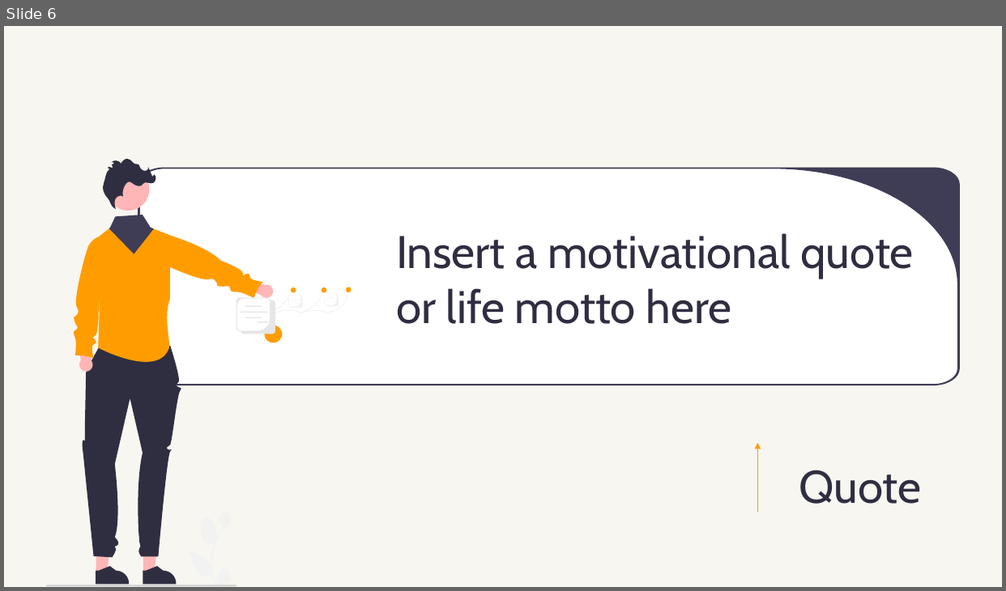
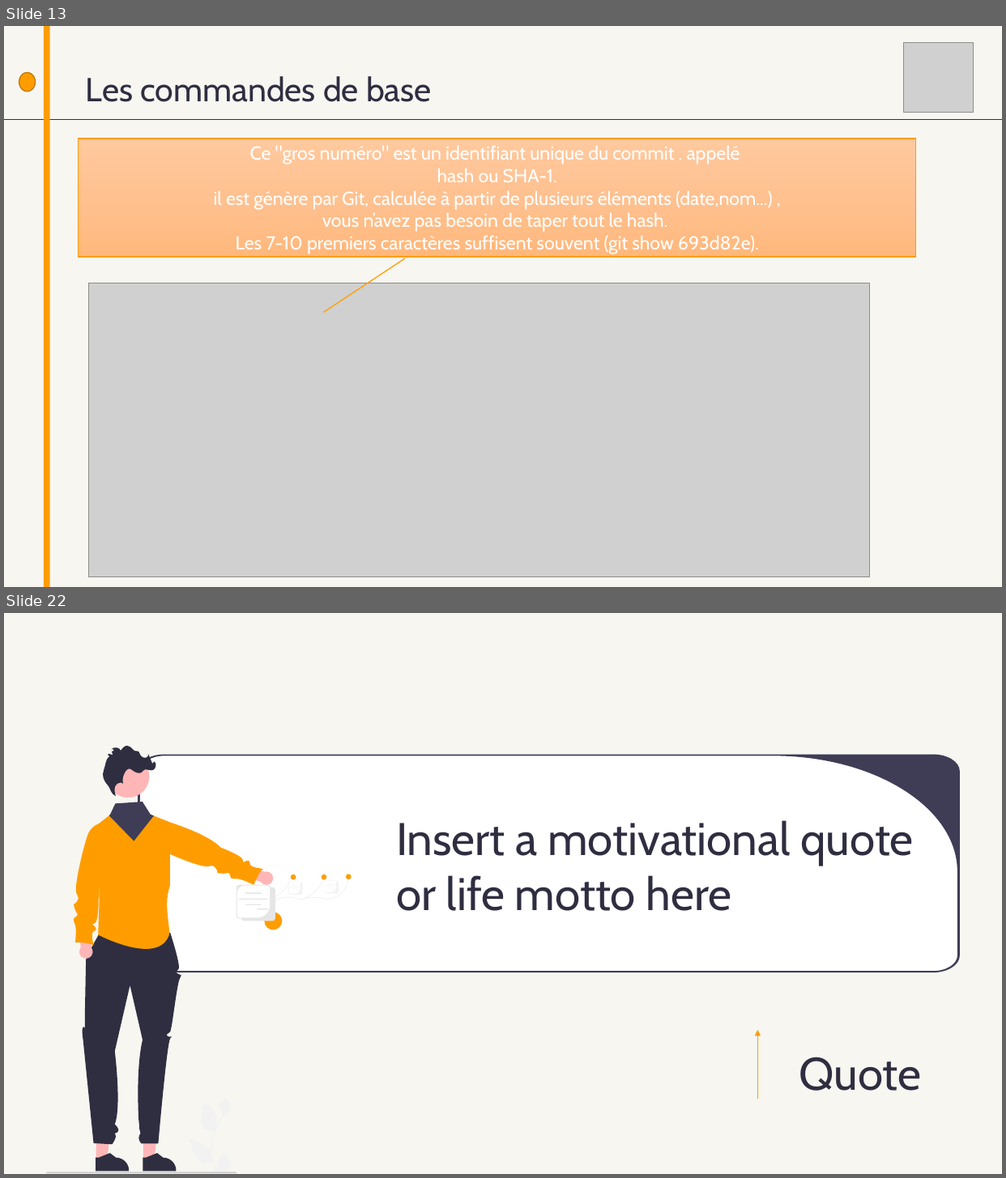
Before and after one commit to AbdessamadAbdaoui/Presentation_Git, a slide deck: presentation_Git.pptx. Shown one above the other, each under a label of ours: slide 6 before the commit, slides 13 and 22 after it; the slides between them are not shown. The pictures are 1006x591 and 1006x1178 pixels, drawn with LibreOffice and Linux fonts; fonts in the diff are those of the drawing; grey boxes stand for pictures. Boxes give left, top, right and bottom in pixels: in the first picture for what was removed or moved away, otherwise in the second. Text is boxed around its words. In the diff, an @@ line names an element or a change of style, - is before the commit and + after.

```diff
--- a/presentation_Git.pptx
+++ b/presentation_Git.pptx
@@ slide 13 added at (x1=4, y1=26, x2=1002, y2=587), background #F7F6F1 @@
@@ rectangle added at (x1=44, y1=26, x2=49, y2=587), fill #FF9D00 @@
@@ picture added at (x1=903, y1=42, x2=973, y2=112) @@
@@ ellipse added at (x1=19, y1=72, x2=36, y2=91), fill #FF9D00, outline #BF7600 1 pt @@
@@ text added at (x1=86, y1=76, x2=432, y2=102), 32 pt, text #2F2E41 @@
+Les commandes de base
@@ rectangle added at (x1=903, y1=97, x2=918, y2=100), fill #FF9D00 @@
@@ line added from (4, 120) to (1002, 120), #2F2E41 1 pt @@
@@ border callout added at (x1=78, y1=139, x2=916, y2=257), fill gradient #FFCA9E to #FFC190 to #FFB87C, outline #FF9D00 1 pt, 18 pt, text #FFFFFF @@
+Ce "gros numéro" est un identifiant unique du commit . appelé
+hash ou SHA-1.
+il est génère par Git, calculée à partir de plusieurs éléments (date,nom...) ,
+vous n’avez pas besoin de taper tout le hash.
+Les 7-10 premiers caractères suffisent souvent (git show 693d82e).
@@ picture added at (x1=88, y1=284, x2=869, y2=578) @@
@@ what was slide 6 is now slide 22 @@
```
Also in this commit, not shown: 2 slides changed, 27 other slides added, 2 slides removed.
